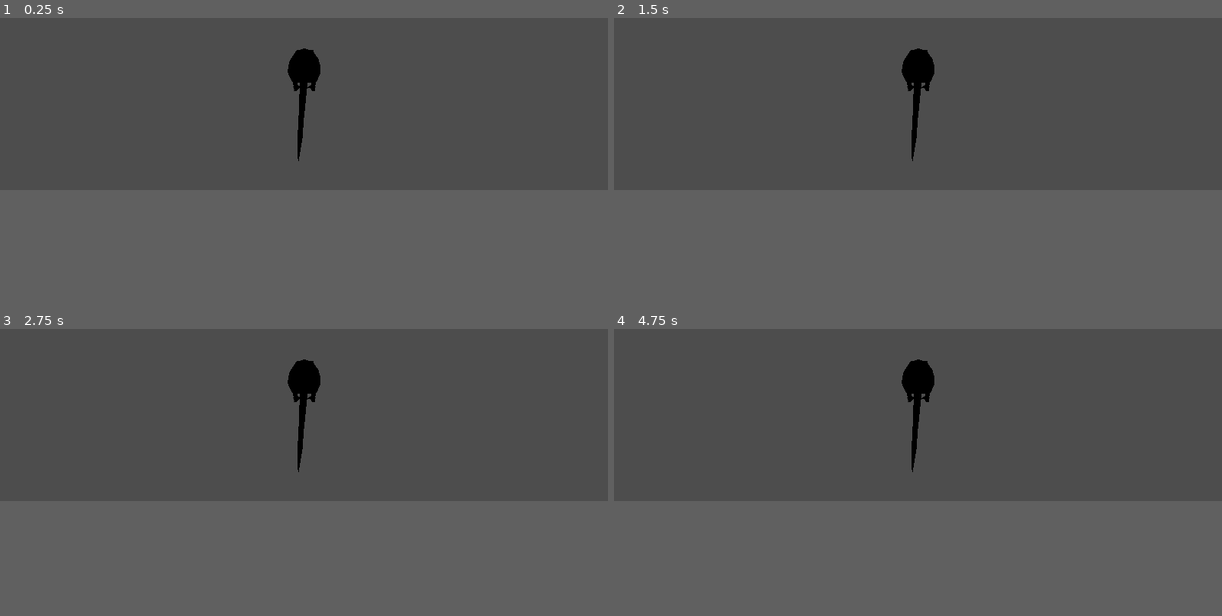
Above: before the commit, frames 1-4 (two rows, left to right).
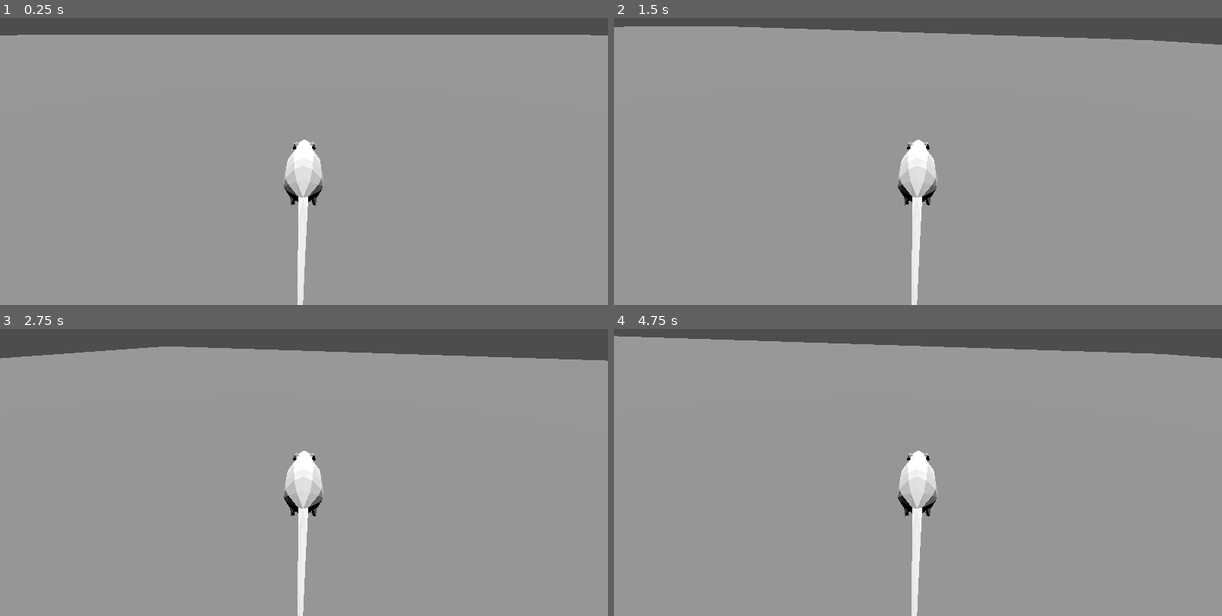
Above: after the commit, the same moments.

Repository: veralece/botr
Game: Godot game, scene res://main.tscn
The game is run twice, just before and just after one commit, with the same random seed, the same clock (stepped at 60 frames per second) and the same inputs.
Inputs:
- Up to frame 1 (0.25 s): no input
- Up to frame 2 (1.5 s): tap Enter at 0.5 s; hold D (move_right) 0.53-1.28 s; hold Space (jump, bound only after the commit) 0.53-1.28 s; hold S (move_backward, bound only after the commit) from 1.28 s (still down); tap Space (jump, bound only after the commit) at 1.35 s
- Up to frame 3 (2.75 s): tap Space (jump, bound only after the commit) at 1.52, 1.82 s; release S (move_backward, bound only after the commit) at 2.03 s; hold D (move_right) from 2.03 s (still down); hold Space (jump, bound only after the commit) from 2.03 s (still down)
- Up to frame 4 (4.75 s): release D (move_right) at 2.78 s; release Space (jump, bound only after the commit) at 2.78 s; hold W (move_forward, bound only after the commit) 2.78-3.53 s; tap Space (jump, bound only after the commit) at 2.85, 3.02, 3.32, 4.35, 4.52 s; tap Enter at 3.5 s; hold Space (jump, bound only after the commit) 3.53-4.28 s; hold A (move_left) from 3.53 s (still down)
In our replay, the window is 799x449 before the commit and 799x600 after it. These sizes can differ from the game's own. Grey fills any space a smaller window leaves; there, only what the larger window draws over its background counts as a difference.

The runs differ from the first frame. In frame 1, 55% of the frame differs, in the area x 0-100%, y 5-100%; in frame 2, 55%, in the area x 0-100%, y 2-100%; in frame 3, 52%; in frame 4, 55%.

Commit message:
trying to get 3d movement situated in game :')

Diff:
--- /dev/null
+++ b/main.gd
@@ -0,0 +1 @@
+extends Node
--- a/main.tscn
+++ b/main.tscn
@@ -1,8 +1,26 @@
-[gd_scene load_steps=2 format=3 uid="uid://o8088i802f43"]
+[gd_scene load_steps=4 format=3 uid="uid://o8088i802f43"]
 
 [ext_resource type="PackedScene" uid="uid://cjxndy4gmqwmx" path="res://player/player.tscn" id="1_s7hun"]
 
-[node name="Node3D" type="Node3D"]
+[sub_resource type="BoxShape3D" id="BoxShape3D_sofdo"]
+size = Vector3(60, 3, 60)
+
+[sub_resource type="BoxMesh" id="BoxMesh_dfr8s"]
+size = Vector3(60, 3, 60)
+
+[node name="Main" type="Node"]
+
+[node name="Ground" type="Area3D" parent="."]
+transform = Transform3D(1, 0, 0, 0, 1, 0, 0, 0, 1, 0, -1.5, 0)
+collision_mask = 0
+
+[node name="CollisionShape3D" type="CollisionShape3D" parent="Ground"]
+shape = SubResource("BoxShape3D_sofdo")
+
+[node name="MeshInstance3D" type="MeshInstance3D" parent="Ground"]
+mesh = SubResource("BoxMesh_dfr8s")
+
+[node name="Sun" type="DirectionalLight3D" parent="."]
+transform = Transform3D(1, 0, 0, 0, -4.37114e-08, 1, 0, -1, -4.37114e-08, 0, 18.0097, 0)
 
 [node name="Player" parent="." instance=ExtResource("1_s7hun")]
-transform = Transform3D(1, 0, 0, 0, 1, 0, 0, 0, 1, 0, -0.0560483, -0.260162)
--- /dev/null
+++ b/player/player.gd
@@ -0,0 +1,38 @@
+extends CharacterBody3D
+#speed and fall force (gravity)
+@export var speed = 14.0
+@export var jump_impulse = 20.0
+@export var gravity = 75.0
+@export var bounce_impulse = 16.0
+
+func _physics_process(delta):
+	var direction = Vector3.ZERO
+
+	if Input.is_action_pressed("move_right"):
+		direction.x += 1
+	if Input.is_action_pressed("move_left"):
+		direction.x -= 1
+
+	if Input.is_action_pressed("move_forward"):
+		direction.z -= 1
+	if Input.is_action_pressed("move_backward"):
+		direction.z += 1
+
+	if Input.is_action_pressed("jump") && is_on_floor():
+		velocity.y += jump_impulse
+
+	#check to see if direction was modified on this frame, then normalize it.
+	if direction != Vector3.ZERO:
+		direction = direction.normalized()
+		%Rat.look_at(position + direction, Vector3.UP)
+
+	velocity.x = direction.x * speed
+	velocity.z = direction.z * speed
+	#velocity.y -= gravity * delta
+
+	if (abs(velocity.x) > 1.0 || abs(velocity.z) > 1.0) && is_on_floor():
+		%Rat.play_walk()
+	else:
+		%Rat.stop_walk()
+
+	move_and_slide()
--- a/player/player.tscn
+++ b/player/player.tscn
@@ -1,12 +1,26 @@
-[gd_scene load_steps=2 format=3 uid="uid://cjxndy4gmqwmx"]
+[gd_scene load_steps=4 format=3 uid="uid://cjxndy4gmqwmx"]
 
+[ext_resource type="Script" path="res://player/player.gd" id="1_0dy7u"]
 [ext_resource type="PackedScene" uid="uid://i23juntwp7q2" path="res://rat/rat.tscn" id="1_c48mg"]
 
-[node name="Player" type="Node3D"]
-transform = Transform3D(1, 0, 0, 0, 1, 0, 0, 0, 1, 0.018731, -0.0327128, -0.264093)
+[sub_resource type="SphereShape3D" id="SphereShape3D_kibu7"]
+radius = 0.15
 
-[node name="Node3D" parent="." instance=ExtResource("1_c48mg")]
-transform = Transform3D(1, 0, 0, 0, 1, 0, 0, 0, 1, -0.111542, -1.49012e-08, 0.257278)
+[node name="Player" type="CharacterBody3D"]
+transform = Transform3D(1, 0, 0, 0, 1, 0, 0, 0, 1, 0, -0.033, 0)
+collision_layer = 2
+script = ExtResource("1_0dy7u")
 
-[node name="Camera3D" type="Camera3D" parent="."]
-transform = Transform3D(-4.37114e-08, 0, -1, 0, 1, 0, 1, 0, -4.37114e-08, -1.79654, 0.550248, 0.250173)
+[node name="Rat" parent="." instance=ExtResource("1_c48mg")]
+unique_name_in_owner = true
+transform = Transform3D(-4.37114e-08, 0, 1, 0, 1, 0, -1, 0, -4.37114e-08, 0, 0.0323407, 0)
+
+[node name="CameraPivot" type="Node3D" parent="Rat"]
+transform = Transform3D(-4.37114e-08, 0, -1, 0, 1, 0, 1, 0, -4.37114e-08, 0, -0.0323407, 0)
+
+[node name="Camera3D" type="Camera3D" parent="Rat/CameraPivot"]
+transform = Transform3D(1, 0, 0, 0, 0.985512, 0.169608, 0, -0.169608, 0.985512, -1.19209e-07, 1.03614, 1.71167)
+
+[node name="CollisionShape3D" type="CollisionShape3D" parent="."]
+transform = Transform3D(1, 0, 0, 0, 1, 0, 0, 0, 1, 0, 0.2, 0)
+shape = SubResource("SphereShape3D_kibu7")
--- a/project.godot
+++ b/project.godot
@@ -15,6 +15,17 @@
 config/features=PackedStringArray("4.2", "Forward Plus")
 config/icon="res://icon.svg"
 
+[display]
+
+window/size/viewport_width=960
+window/size/viewport_height=720
+mouse_cursor/size/viewport_height=720
+mouse_cursor/size/viewport_width=960
+
+[dotnet]
+
+project/assembly_name="Breath of the Rat"
+
 [filesystem]
 
 import/fbx/enabled=false
@@ -31,13 +42,23 @@
 "events": [Object(InputEventKey,"resource_local_to_scene":false,"resource_name":"","device":-1,"window_id":0,"alt_pressed":false,"shift_pressed":false,"ctrl_pressed":false,"meta_pressed":false,"pressed":false,"keycode":0,"physical_keycode":65,"key_label":0,"unicode":97,"echo":false,"script":null)
 ]
 }
-move_foward={
+move_forward={
 "deadzone": 0.5,
 "events": [Object(InputEventKey,"resource_local_to_scene":false,"resource_name":"","device":-1,"window_id":0,"alt_pressed":false,"shift_pressed":false,"ctrl_pressed":false,"meta_pressed":false,"pressed":false,"keycode":0,"physical_keycode":87,"key_label":0,"unicode":119,"echo":false,"script":null)
 ]
 }
-move_back={
+move_backward={
 "deadzone": 0.5,
 "events": [Object(InputEventKey,"resource_local_to_scene":false,"resource_name":"","device":-1,"window_id":0,"alt_pressed":false,"shift_pressed":false,"ctrl_pressed":false,"meta_pressed":false,"pressed":false,"keycode":0,"physical_keycode":83,"key_label":0,"unicode":115,"echo":false,"script":null)
 ]
 }
+jump={
+"deadzone": 0.5,
+"events": [Object(InputEventKey,"resource_local_to_scene":false,"resource_name":"","device":-1,"window_id":0,"alt_pressed":false,"shift_pressed":false,"ctrl_pressed":false,"meta_pressed":false,"pressed":false,"keycode":0,"physical_keycode":32,"key_label":0,"unicode":32,"echo":false,"script":null)
+]
+}
+
+[layer_names]
+
+3d_physics/layer_1="World"
+3d_physics/layer_2="Player"
--- a/rat/rat.gd
+++ b/rat/rat.gd
@@ -1,4 +1,6 @@
 extends Node3D
-
 func play_walk():
 	%AnimationPlayer.play("walk")
+
+func stop_walk():
+	%AnimationPlayer.play("RESET")
--- a/rat/rat.tscn
+++ b/rat/rat.tscn
@@ -1,7 +1,37 @@
-[gd_scene load_steps=5 format=3 uid="uid://i23juntwp7q2"]
+[gd_scene load_steps=7 format=3 uid="uid://i23juntwp7q2"]
 
 [ext_resource type="PackedScene" uid="uid://bx3a3hq2u0t5" path="res://rat/rat.glb" id="1_1r8ia"]
 [ext_resource type="Script" path="res://rat/rat.gd" id="2_kcdvy"]
+
+[sub_resource type="Animation" id="Animation_06p0u"]
+length = 0.001
+tracks/0/type = "value"
+tracks/0/imported = false
+tracks/0/enabled = true
+tracks/0/path = NodePath("Pivot:rotation")
+tracks/0/interp = 1
+tracks/0/loop_wrap = true
+tracks/0/keys = {
+"times": PackedFloat32Array(0),
+"transitions": PackedFloat32Array(1),
+"update": 0,
+"values": [Vector3(0, 0, 0)]
+}
+
+[sub_resource type="Animation" id="Animation_t83v1"]
+resource_name = "idle"
+tracks/0/type = "value"
+tracks/0/imported = false
+tracks/0/enabled = true
+tracks/0/path = NodePath("Pivot:rotation")
+tracks/0/interp = 1
+tracks/0/loop_wrap = true
+tracks/0/keys = {
+"times": PackedFloat32Array(0),
+"transitions": PackedFloat32Array(1),
+"update": 0,
+"values": [Vector3(0, 0, 0)]
+}
 
 [sub_resource type="Animation" id="Animation_ye4ba"]
 resource_name = "walk"
@@ -9,25 +39,24 @@
 tracks/0/type = "value"
 tracks/0/imported = false
 tracks/0/enabled = true
-tracks/0/path = NodePath("Rat Boy:rotation")
+tracks/0/path = NodePath("Pivot:rotation")
 tracks/0/interp = 1
 tracks/0/loop_wrap = true
 tracks/0/keys = {
-"times": PackedFloat32Array(0, 0.2, 0.5, 0.7, 1),
-"transitions": PackedFloat32Array(1, 1, 1, 1, 1),
+"times": PackedFloat32Array(0, 0.1, 0.3, 0.4, 0.5, 0.6, 0.7, 0.9, 1),
+"transitions": PackedFloat32Array(1, 1, 1, 1, 1, 1, 1, 1, 1),
 "update": 0,
-"values": [Vector3(-0.00687776, -0.00492508, -0.00190235), Vector3(0.530694, -0.00571041, -0.00482646), Vector3(-0.00687776, -0.00492508, -0.00190235), Vector3(-0.515093, -0.00565929, 0.000851656), Vector3(-0.00687776, -0.00492508, -0.00190235)]
+"values": [Vector3(0, 0, 0), Vector3(0.261799, 0, 0), Vector3(0.436332, 0, 0), Vector3(0.261799, 0, 0), Vector3(0, 0, 0), Vector3(-0.261799, 0, 0), Vector3(-0.436332, 0, 0), Vector3(-0.261799, 0, 0), Vector3(0, 0, 0)]
 }
 
 [sub_resource type="AnimationLibrary" id="AnimationLibrary_jajhp"]
 _data = {
+"RESET": SubResource("Animation_06p0u"),
+"idle": SubResource("Animation_t83v1"),
 "walk": SubResource("Animation_ye4ba")
 }
 
 [node name="Node3D" type="Node3D"]
-
-[node name="Rat Boy" parent="." instance=ExtResource("1_1r8ia")]
-transform = Transform3D(0.999986, 0.0019362, -0.00492495, -0.0019023, 0.999975, 0.0068777, 0.00493814, -0.00686824, 0.999964, 0, 0, 0)
 script = ExtResource("2_kcdvy")
 
 [node name="AnimationPlayer" type="AnimationPlayer" parent="."]
@@ -35,3 +64,8 @@
 libraries = {
 "": SubResource("AnimationLibrary_jajhp")
 }
+
+[node name="Pivot" type="Node3D" parent="."]
+transform = Transform3D(1, 0, 0, 0, 1, 0, 0, 0, 1, 0, -0.0564218, 0)
+
+[node name="Rat Boy" parent="Pivot" instance=ExtResource("1_1r8ia")]
